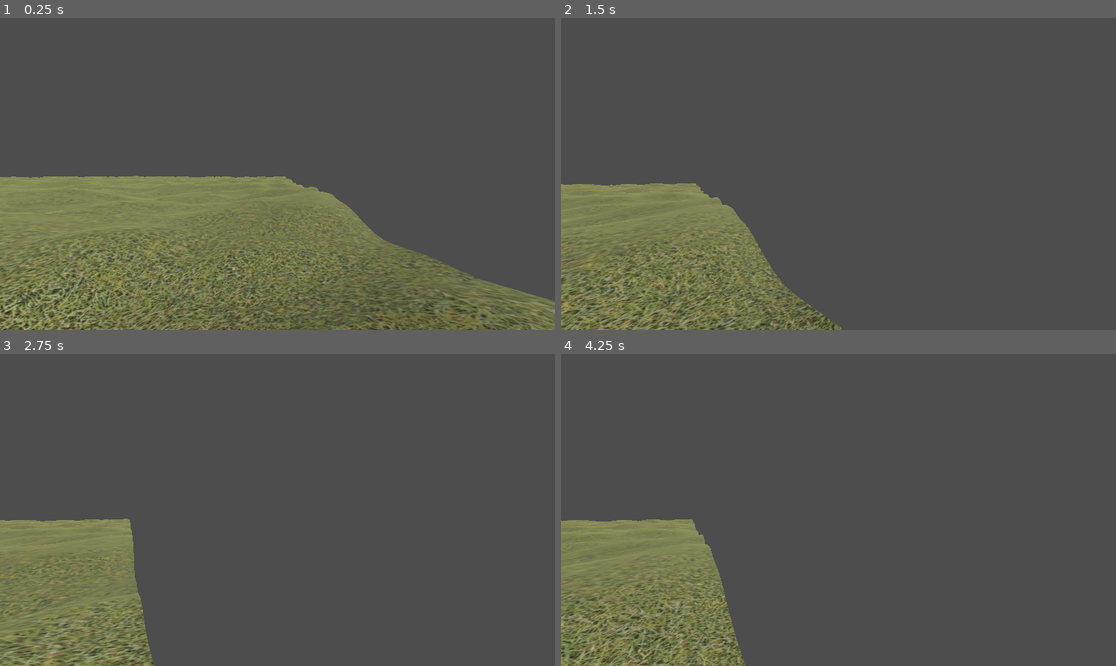
Above: before the commit, frames 1-4 (two rows, left to right).
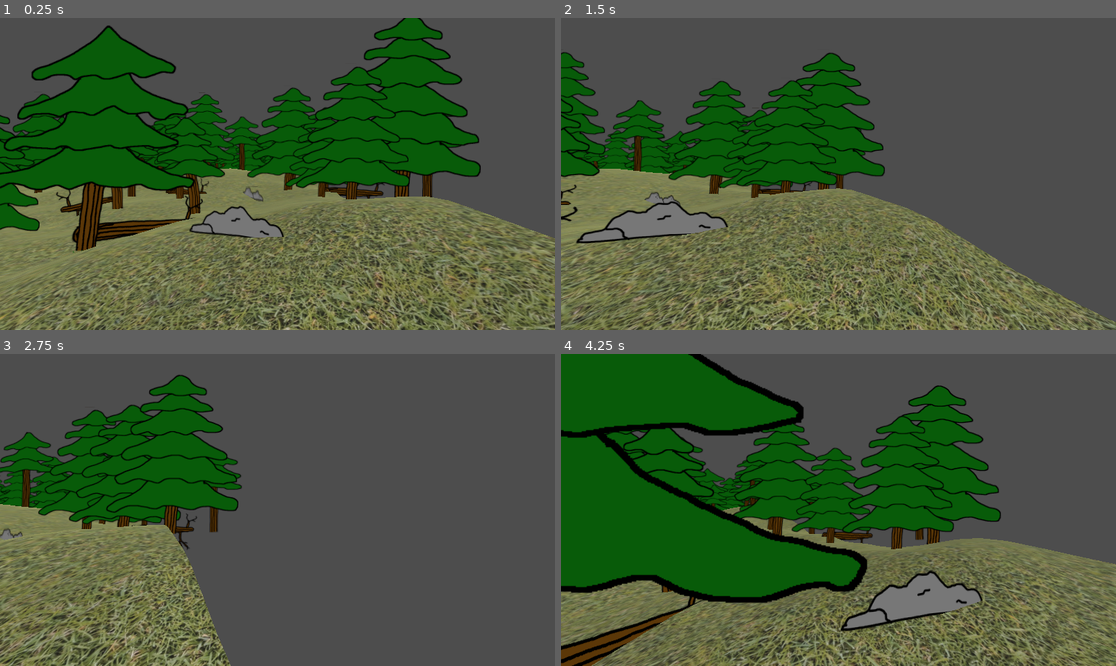
Above: after the commit, the same moments.

Repository: bluegill2000/Godot-Experiments
Game: Godot game, scene res://scenes/pine_forest.tscn
The game is run twice, just before and just after one commit, with the same random seed, the same clock (stepped at 60 frames per second) and the same inputs.
Inputs (mouse positions are in pixels of both pictures, inside the frame that each line leads up to):
- Up to frame 1 (0.25 s): no input
- Up to frame 2 (1.5 s): tap Enter at 0.5 s; move the mouse to (866, 174) at 0.52 s; hold W (move_forward) 0.53-1.28 s; hold R 0.53-1.28 s; click (866, 174) at 0.67 s; move the mouse to (727, 189) at 1.27 s; hold S (move_backward) from 1.28 s (still down); tap R at 1.35 s
- Up to frame 3 (2.75 s): move the mouse to (333, 441) at 2.02 s; release S (move_backward) at 2.03 s; hold D (move_right) from 2.03 s (still down); hold R from 2.03 s (still down)
- Up to frame 4 (4.25 s): move the mouse to (810, 572) at 2.77 s; release D (move_right) at 2.78 s; release R at 2.78 s; hold W (move_forward) 2.78-3.53 s; tap R at 2.85 s; click (810, 572) at 2.92 s; move the mouse to (1005, 556) at 3.52 s; hold A (move_left) from 3.53 s (still down); hold R from 3.53 s (still down)

The runs differ from the first frame. In frame 1, 51% of the frame differs, in the area x 0-100%, y 0-100%; in frame 2, 40%; in frame 3, 22%; in frame 4, 65%.

Commit message:
More advanced terrain!

Diff:
--- a/Map Generation/prefabs/pine_forest/pine_forest_tile.tscn
+++ b/Map Generation/prefabs/pine_forest/pine_forest_tile.tscn
@@ -1,14 +1,8 @@
-[gd_scene load_steps=3 format=3 uid="uid://b8uy0aygow4n0"]
+[gd_scene load_steps=2 format=3 uid="uid://b8uy0aygow4n0"]
 
 [ext_resource type="Script" path="res://scripts/tile.gd" id="1_55r1y"]
-[ext_resource type="Texture2D" uid="uid://gcrllrffa56r" path="res://assets/misc/grass_tile_texture.jpg" id="2_c5ywg"]
 
 [node name="pine_forest_tile" type="Node3D"]
 script = ExtResource("1_55r1y")
 
-[node name="ground_texture" type="Sprite3D" parent="."]
-transform = Transform3D(0.833, 0, 0, 0, 0.833, 0, 0, 0, 0.833, 5, 0, 5)
-visible = false
-axis = 1
-transparent = false
-texture = ExtResource("2_c5ywg")
+[node name="static_body" type="StaticBody3D" parent="."]
--- a/Map Generation/prefabs/player.tscn
+++ b/Map Generation/prefabs/player.tscn
@@ -2,15 +2,14 @@
 
 [ext_resource type="Script" path="res://scripts/player_camera.gd" id="1_i2kec"]
 
-[sub_resource type="CylinderShape3D" id="CylinderShape3D_qa7yf"]
+[sub_resource type="CapsuleShape3D" id="CapsuleShape3D_15wsm"]
 height = 2.5
-radius = 1.0
 
 [node name="player" type="CharacterBody3D"]
 
 [node name="CollisionShape3D" type="CollisionShape3D" parent="."]
 transform = Transform3D(1, 0, 0, 0, 1, 0, 0, 0, 1, 0, 1.25, 0)
-shape = SubResource("CylinderShape3D_qa7yf")
+shape = SubResource("CapsuleShape3D_15wsm")
 
 [node name="Camera3D" type="Camera3D" parent="." node_paths=PackedStringArray("player")]
 transform = Transform3D(1, 0, 0, 0, 1, 0, 0, 0, 1, 0, 2.5, 0)
--- a/Map Generation/scenes/pine_forest.tscn
+++ b/Map Generation/scenes/pine_forest.tscn
@@ -13,6 +13,7 @@
 player_node = NodePath("../player")
 
 [node name="player" parent="." instance=ExtResource("2_8spif")]
+transform = Transform3D(1, 0, 0, 0, 1, 0, 0, 0, 1, 0, 1, 0)
 
 [node name="DirectionalLight3D" type="DirectionalLight3D" parent="."]
 transform = Transform3D(0.697678, -0.527179, 0.485106, 0, 0.677133, 0.735861, -0.716412, -0.513394, 0.472421, 10.5292, 21.799, 0)
--- /dev/null
+++ b/Map Generation/scripts/objects/terrain_noise_pair.gd
@@ -0,0 +1,11 @@
+class_name TerrainNoisePair
+
+var noise: FastNoiseLite
+var weight: float
+
+static func create(noise: FastNoiseLite, weight: float) -> TerrainNoisePair:
+	var pair = TerrainNoisePair.new()
+	pair.noise = noise
+	pair.weight = weight
+
+	return pair
--- a/Map Generation/scripts/player_camera.gd
+++ b/Map Generation/scripts/player_camera.gd
@@ -2,6 +2,7 @@
 
 @export var player: CharacterBody3D
 
+const gravity_strength: float = 200
 const speed: float = 500
 const mouse_speed: float = -0.01
 
@@ -15,11 +16,15 @@
 	mouse_captured = true
 	print("Camera controls ready")
 
+	player.floor_snap_length = 5
+	player.floor_max_angle = 2
+
 func _physics_process(delta):
 	var velocity = Input.get_vector("move_left", "move_right", "move_forward", "move_backward") * speed * delta
 	var target = velocity.rotated(-camera_rot_x)
+	var gravity = -gravity_strength * delta if not player.is_on_floor() else 0
 
-	player.velocity = Vector3(target.x, 0, target.y)
+	player.velocity = Vector3(target.x, gravity, target.y)
 	player.move_and_slide()
 
 func _input(event: InputEvent):
@@ -44,3 +49,6 @@
 		transform.basis = Basis()
 		rotate_object_local(Vector3.UP, camera_rot_x)
 		rotate_object_local(Vector3.RIGHT, camera_rot_y)
+
+	if Input.is_key_pressed(KEY_R):
+		player.position = Vector3(0, 2, 0)
--- /dev/null
+++ b/Map Generation/scripts/terrain_noise.gd
@@ -0,0 +1,30 @@
+class_name TerrainNoise
+
+var noise_layers: Array[TerrainNoisePair]
+
+func height_at(x: float, z: float) -> float:
+	var height: float = 0
+
+	for noise_pair in noise_layers:
+		height += noise_pair.noise.get_noise_2d(x, z) * noise_pair.weight
+
+	return height
+
+static func pine_forest_terrain(seed: int) -> TerrainNoise:
+	var mound_noise = FastNoiseLite.new()
+	mound_noise.noise_type = FastNoiseLite.TYPE_SIMPLEX
+	mound_noise.fractal_octaves = 3
+	mound_noise.frequency = 0.04
+	mound_noise.seed = seed
+
+	var hill_noise = FastNoiseLite.new()
+	hill_noise.noise_type = FastNoiseLite.TYPE_SIMPLEX
+	hill_noise.fractal_octaves = 3
+	hill_noise.frequency = 0.008
+	hill_noise.seed = hash(seed)
+
+	var terrain_noise = TerrainNoise.new()
+	terrain_noise.noise_layers.append(TerrainNoisePair.create(mound_noise, 1.4))
+	terrain_noise.noise_layers.append(TerrainNoisePair.create(hill_noise, 6))
+
+	return terrain_noise
--- a/Map Generation/scripts/tile.gd
+++ b/Map Generation/scripts/tile.gd
@@ -15,7 +15,7 @@
 func _ready():
 	pass # Replace with function body.
 
-func configure(mapSeed: int, tile_type: Globals.WorldType, x: int, z: int, noise: FastNoiseLite):
+func configure(mapSeed: int, tile_type: Globals.WorldType, x: int, z: int, noise: TerrainNoise):
 	position.x = x * tile_size
 	position.z = z * tile_size
 
@@ -34,7 +34,7 @@
 
 	for i in range(data_tool.get_vertex_count()):
 		var vertex = data_tool.get_vertex(i)
-		vertex.y = noise.get_noise_3d(vertex.x + (x * 10), vertex.y, vertex.z + (z * 10)) * 1.4
+		vertex.y = noise.height_at(vertex.x + (x * 10), vertex.z + (z * 10))
 
 		data_tool.set_vertex(i, vertex)
 
@@ -50,7 +50,9 @@
 	mesh_instance.material_override = grass_texture
 	add_child(mesh_instance)
 
-	return
+	var collision_shape = CollisionShape3D.new()
+	collision_shape.shape = mesh_instance.mesh.create_convex_shape(true, true)
+	$static_body.add_child(collision_shape)
 
 	# Terrain entities
 	var generator = RandomNumberGenerator.new()
@@ -77,6 +79,7 @@
 					tree_node = pine_tree_4_scene.instantiate()
 
 			tree_node.position.x = location.x
+			tree_node.position.y = noise.height_at(location.x + (x * 10), location.y + (z * 10))
 			tree_node.position.z = location.y
 
 			# Scale the trees
@@ -95,6 +98,7 @@
 					rock_node = rock_2_scene.instantiate()
 
 			rock_node.position.x = location.x
+			rock_node.position.y = noise.height_at(location.x + (x * 10), location.y + (z * 10))
 			rock_node.position.z = location.y
 
 			# Shrink rocks down
@@ -109,6 +113,7 @@
 			var location = locations[tree_count + rock_count]
 			var log_node = fallen_log_1_scene.instantiate()
 			log_node.position.x = location.x
+			log_node.position.y = noise.height_at(location.x + (x * 10), location.y + (z * 10))
 			log_node.position.z = location.y
 
 			# Rotate log
--- a/Map Generation/scripts/tile_manager.gd
+++ b/Map Generation/scripts/tile_manager.gd
@@ -13,18 +13,15 @@
 # Called when the node enters the scene tree for the first time.
 func _ready() -> void:
 	# Generate tile set
-	var worldSeed: int = randi()
-	var noise = FastNoiseLite.new()
-	noise.noise_type = FastNoiseLite.TYPE_SIMPLEX
-	noise.fractal_octaves = 3
-	noise.frequency = 0.06
+	var world_seed: int = randi()
+	var terrain = TerrainNoise.pine_forest_terrain(world_seed)
 
 	for row in range(Globals.row_offset, Globals.row_offset + Globals.rows):
 		for col in range(Globals.col_offset, Globals.col_offset + Globals.cols):
 			var tile = tile_scene.instantiate()
 
 			tileContainer.add_child(tile)
-			tile.configure(worldSeed, Globals.WorldType.pine_forest, row, col, noise)
+			tile.configure(world_seed, Globals.WorldType.pine_forest, row, col, terrain)
 
 	return
 	# Invite Bigfoot
